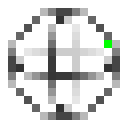
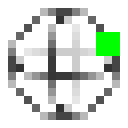
Before/after of a (128, 128) layered artwork. What changed in the layer stack:
painted on "x_gate.png" over [96, 32, 120, 56]
